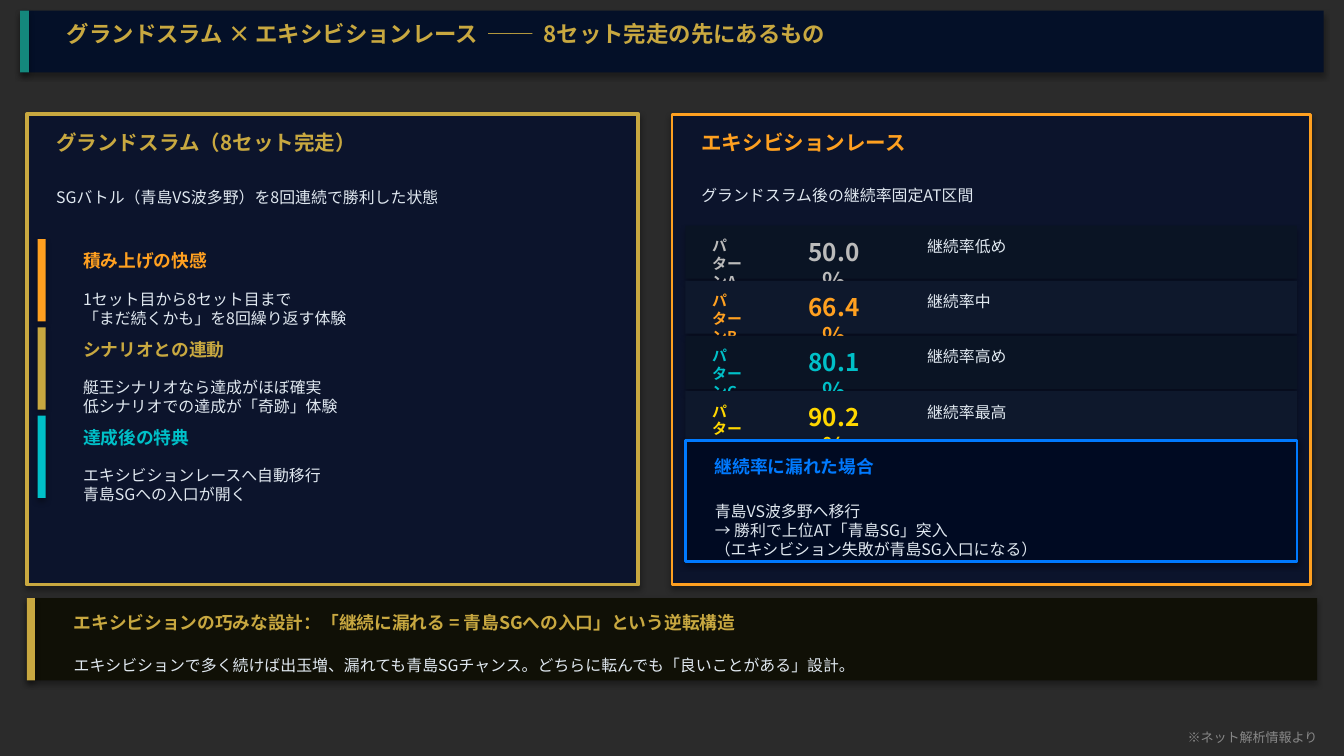
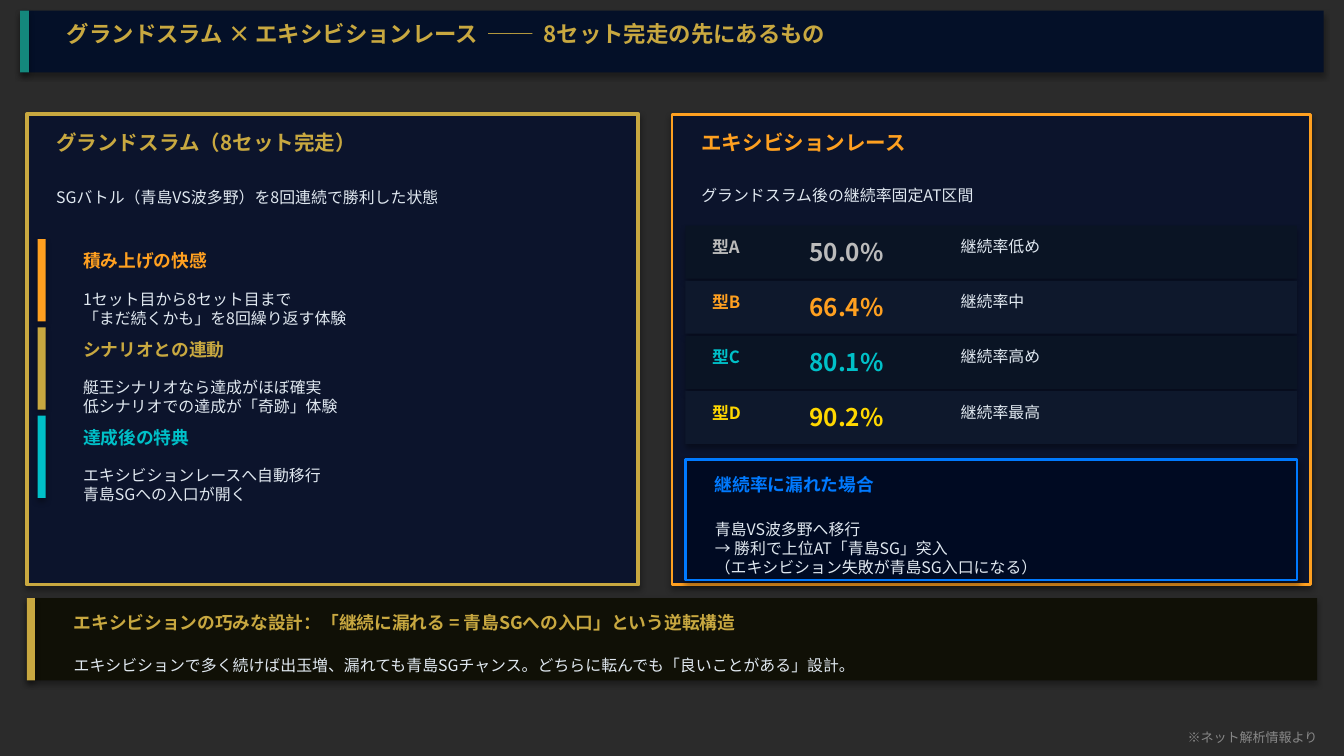
Before and after one commit to hkadoya-eng/slocri, a slide deck: slide 8 of proposals/機種分析/モンキーターンV/monkeyturn_guide_v2.pptx. Drawn at 1344x756 pixels with LibreOffice and Linux fonts; fonts in the diff are those of the drawing; background and template pictures are left out; a plain dark background stands for a picture behind light text. Boxes give left, top, right and bottom in pixels: in the first picture for what was removed or moved away, otherwise in the second. Text is boxed around its words. In the diff, an @@ line names an element or a change of style, - is before the commit and + after.

```diff
--- a/proposals/機種分析/モンキーターンV/monkeyturn_guide_v2.pptx
+++ b/proposals/機種分析/モンキーターンV/monkeyturn_guide_v2.pptx
@@ text at [712,239,740,254]: text changed; size 8 to 9 pt @@
-パターンA
+型A
@@ text "50.0%" rewrapped from [809,242,860,262] to [809,242,883,262] @@
@@ text "継続率低め": place and size @@
-text "継続率低め" at [927,238,1006,254]
+text "継続率低め" at [961,238,1040,254]
@@ text at [712,294,740,309]: text changed; size 8 to 9 pt @@
-パターンB
+型B
@@ text "66.4%" rewrapped from [809,297,860,317] to [809,297,883,317] @@
@@ text "継続率中": place and size @@
-text "継続率中" at [927,293,991,309]
+text "継続率中" at [961,293,1025,309]
@@ text at [712,349,740,364]: text changed; size 8 to 9 pt @@
-パターンC
+型C
@@ text "80.1%" rewrapped from [809,352,860,372] to [809,352,883,372] @@
@@ text "継続率高め": place and size @@
-text "継続率高め" at [927,348,1006,364]
+text "継続率高め" at [961,348,1040,364]
@@ text at [712,405,741,420]: text changed; size 8 to 9 pt @@
-パターンD
+型D
@@ text "90.2%" rewrapped from [809,407,860,427] to [809,407,883,427] @@
@@ text "継続率最高": place and size @@
-text "継続率最高" at [927,404,1006,420]
+text "継続率最高" at [961,404,1040,420]
@@ 2 texts, 1 rectangle: place and size @@
-2 texts, 1 rectangle at [685,441,1297,562]
+2 texts, 1 rectangle at [685,460,1297,581]
```
Also in this commit, not shown: 4 other slides changed, 1 other file.
